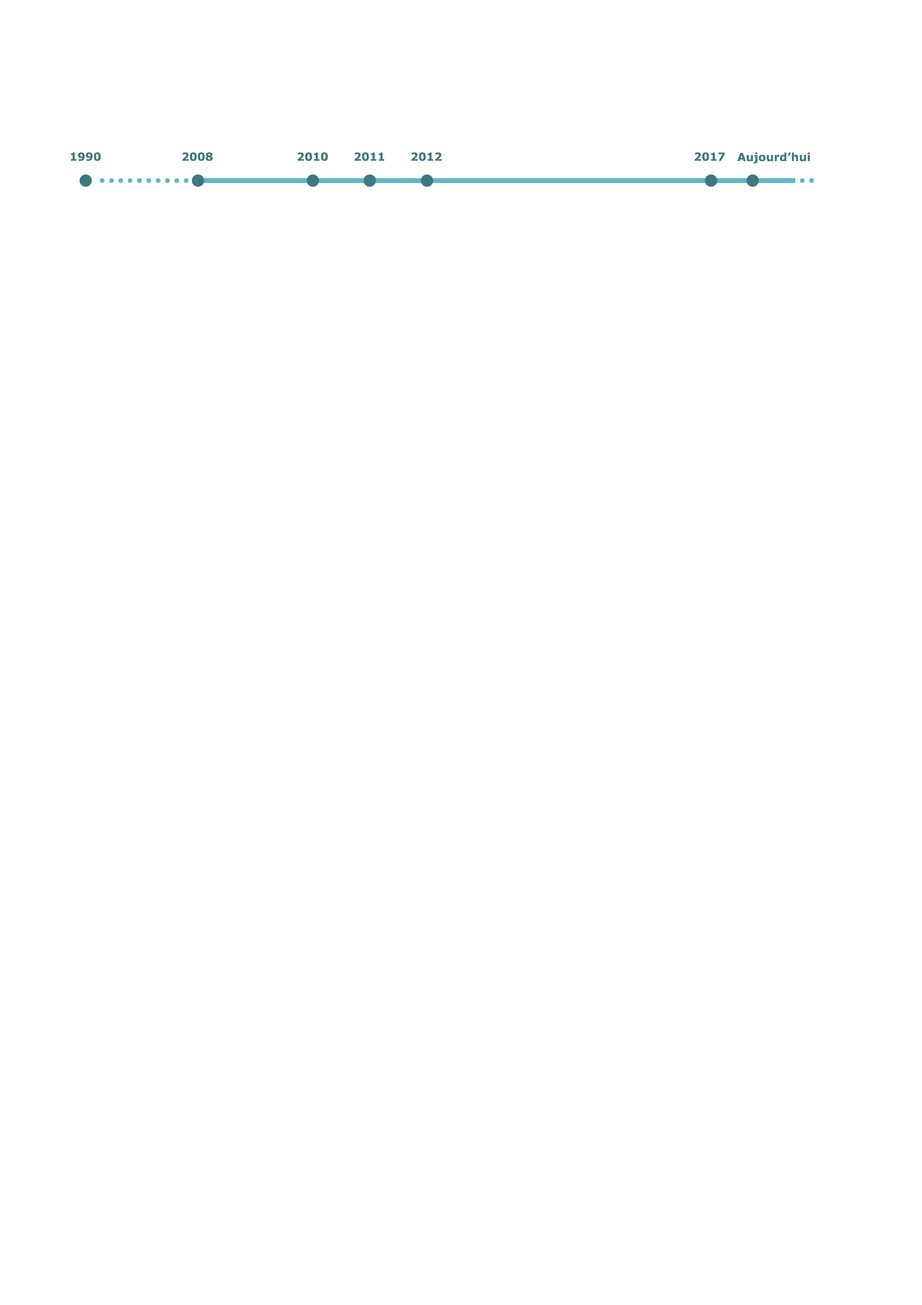
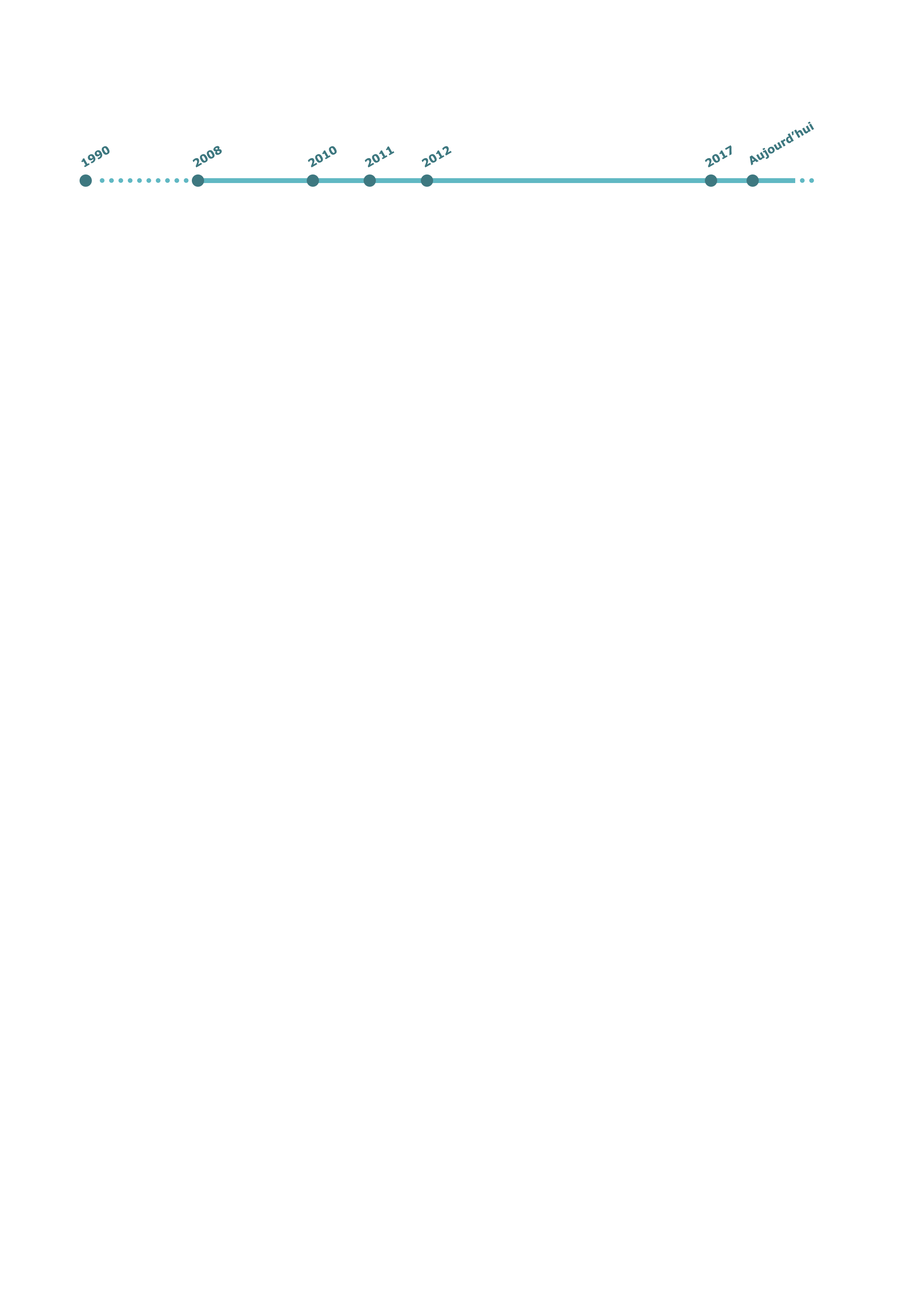
Revision of a layered 922x1305 image; what changed, layer by layer:
"Time Line 1": blend pass through → normal over [70, 121, 815, 168]
painted on "Aujourd’hui" over [737, 121, 815, 166]
painted on "2017" over [694, 145, 732, 168]
painted on "2012" over [411, 146, 452, 168]
painted on "2011" over [354, 146, 395, 168]
painted on "2010" over [297, 146, 337, 168]
painted on "2008" over [182, 145, 223, 168]
painted on "1990" over [70, 146, 110, 168]
